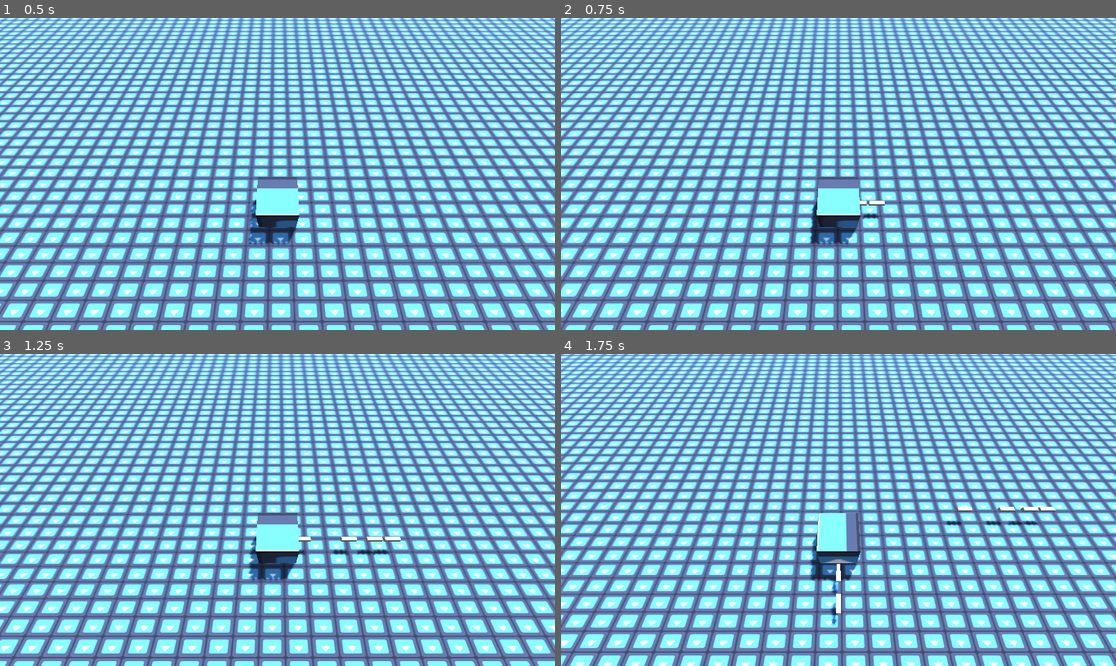
Above: before the commit, frames 1-4 (two rows, left to right).
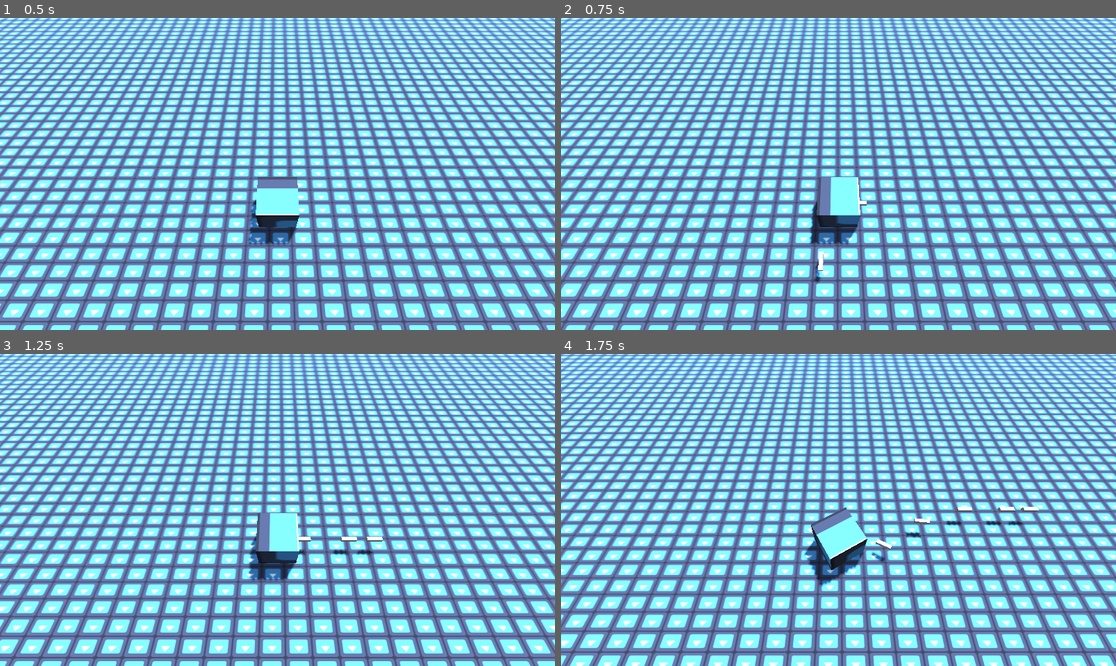
Above: after the commit, the same moments.

Repository: Username4D/Frameclash
Game: Godot game, scene res://scenes/arena_scene.tscn
Two runs of this game, one before a commit and one after it. Both use one fixed random seed, a clock stepped at 60 frames per second and the inputs below. The project has no main scene, so this scene is started directly. The engine's default icon, where the game draws it, is replaced by a stand-in: a white triangle on a blue panel in a dark square.
Inputs:
- Up to frame 1 (0.5 s): no input
- Up to frame 2 (0.75 s): tap Enter (ui_accept) at 0.5, 0.6 s; hold Right (ui_right) from 0.53 s (still down)
- Up to frame 3 (1.25 s): keep holding Right (ui_right); tap Enter (ui_accept) at 0.77, 1.07 s
- Up to frame 4 (1.75 s): release Right (ui_right) at 1.28 s; hold Down (ui_down) from 1.28 s (still down); tap Enter (ui_accept) at 1.35, 1.52 s

Frame 1 is identical in both runs. In frame 2, 0.8% of the frame differs, in the area x 45-59%, y 51-85%; in frame 3, 0.7%; in frame 4, 1.6%, in the area x 43-90%, y 48-88%.

Commit message:
improved movement rotation

Diff:
--- a/scenes/arena_scene.tscn
+++ b/scenes/arena_scene.tscn
@@ -1,7 +1,8 @@
-[gd_scene load_steps=9 format=3 uid="uid://crnc3h3kury05"]
+[gd_scene load_steps=11 format=3 uid="uid://crnc3h3kury05"]
 
 [ext_resource type="PackedScene" uid="uid://dwnj7o6j5hhaf" path="res://scenes/player.tscn" id="1_f05c1"]
 [ext_resource type="Texture2D" uid="uid://byoim7vom3x8w" path="res://icon.svg" id="2_v87wf"]
+[ext_resource type="PackedScene" uid="uid://bm0lcqjq0augx" path="res://scenes/enemy.tscn" id="3_v87wf"]
 
 [sub_resource type="ProceduralSkyMaterial" id="ProceduralSkyMaterial_8k0nb"]
 sky_horizon_color = Color(0.66224277, 0.6717428, 0.6867428, 1)
@@ -25,6 +26,10 @@
 [sub_resource type="BoxShape3D" id="BoxShape3D_syn64"]
 size = Vector3(35, 1, 35)
 
+[sub_resource type="NavigationMesh" id="NavigationMesh_8k0nb"]
+vertices = PackedVector3Array(-17, 1, -17, -17, 1, 17, 17, 1, 17, 17, 1, -17)
+polygons = [PackedInt32Array(3, 2, 0), PackedInt32Array(0, 2, 1)]
+
 [node name="arena_scene" type="Node3D"]
 
 [node name="WorldEnvironment" type="WorldEnvironment" parent="."]
@@ -46,3 +51,16 @@
 [node name="CollisionShape3D" type="CollisionShape3D" parent="StaticBody3D"]
 transform = Transform3D(1, 0, 0, 0, 1, 0, 0, 0, 1, 0, -1, 0)
 shape = SubResource("BoxShape3D_syn64")
+
+[node name="NavigationRegion3D" type="NavigationRegion3D" parent="."]
+navigation_mesh = SubResource("NavigationMesh_8k0nb")
+
+[node name="MeshInstance3D" type="MeshInstance3D" parent="NavigationRegion3D"]
+visible = false
+mesh = SubResource("BoxMesh_rhqdc")
+surface_material_override/0 = SubResource("StandardMaterial3D_agamo")
+
+[node name="enemies" type="Node3D" parent="."]
+
+[node name="enemy" parent="." instance=ExtResource("3_v87wf")]
+transform = Transform3D(1, 0, 0, 0, 1, 0, 0, 0, 1, 7, 0, 11)
--- /dev/null
+++ b/scenes/enemy.tscn
@@ -0,0 +1,19 @@
+[gd_scene load_steps=4 format=3 uid="uid://bm0lcqjq0augx"]
+
+[ext_resource type="Script" uid="uid://bjrfttjtgja7r" path="res://scripts/enemy.gd" id="1_7p1mj"]
+
+[sub_resource type="BoxShape3D" id="BoxShape3D_8tegq"]
+
+[sub_resource type="BoxMesh" id="BoxMesh_7p1mj"]
+
+[node name="enemy" type="CharacterBody3D"]
+script = ExtResource("1_7p1mj")
+
+[node name="CollisionShape3D" type="CollisionShape3D" parent="."]
+shape = SubResource("BoxShape3D_8tegq")
+
+[node name="MeshInstance3D" type="MeshInstance3D" parent="."]
+mesh = SubResource("BoxMesh_7p1mj")
+
+[node name="NavigationAgent3D" type="NavigationAgent3D" parent="."]
+path_postprocessing = 1
--- /dev/null
+++ b/scripts/enemy.gd
@@ -0,0 +1,32 @@
+extends CharacterBody3D
+
+@export var movement_speed: float = 4.0
+@onready var navigation_agent: NavigationAgent3D = get_node("NavigationAgent3D")
+
+func _ready() -> void:
+	navigation_agent.velocity_computed.connect(Callable(_on_velocity_computed))
+
+func set_movement_target(movement_target: Vector3):
+	navigation_agent.set_target_position(movement_target)
+
+func _physics_process(delta):
+	# Do not query when the map has never synchronized and is empty.
+	if NavigationServer3D.map_get_iteration_id(navigation_agent.get_navigation_map()) == 0:
+		return
+	if navigation_agent.is_navigation_finished():
+		return
+
+	var next_path_position: Vector3 = navigation_agent.get_next_path_position()
+	var new_velocity: Vector3 = global_position.direction_to(next_path_position) * movement_speed
+	if navigation_agent.avoidance_enabled:
+		navigation_agent.set_velocity(new_velocity)
+	else:
+		_on_velocity_computed(new_velocity)
+
+func _on_velocity_computed(safe_velocity: Vector3):
+	velocity = safe_velocity
+	move_and_slide()
+
+func update_position():
+	set_movement_target(self.get_parent().get_parent().get_node("player").position)
+	get_tree().create_timer(0.1).timeout.connect(update_position)
--- a/scripts/player.gd
+++ b/scripts/player.gd
@@ -3,13 +3,13 @@
 const speed = 120
 
 @export var bullet: PackedScene
-
+var ldirection = Vector2.ZERO
 func _physics_process(delta: float) -> void:
 	var direction = Input.get_vector("ui_left", "ui_right", "ui_down", "ui_up").normalized()
+	ldirection = ldirection.move_toward(direction, 2 * delta)
 	velocity = Vector3(direction.x * speed * delta, velocity.y, direction.y * -1 * speed * delta)
-	if direction != Vector2(0,0):
-		$MeshInstance3D.rotation.y = Vector2(0.0,0.0).angle_to_point(Vector2(direction.x, direction.y))
-	print(Vector2(direction.x, direction.y))
+	$MeshInstance3D.look_at($MeshInstance3D.global_position + Vector3( - ldirection.x, 0, ldirection.y))
+
 	velocity.y -= 1 * delta
 	move_and_slide()
 
@@ -17,5 +17,6 @@
 	if Input.is_action_just_pressed("ui_accept"):
 		var nbullet = bullet.instantiate()
 		nbullet.position = self.position
-		nbullet.rotation = $MeshInstance3D.rotation + Vector3(0, 0.5 * PI, 0)
+
+		nbullet.rotation = $MeshInstance3D.rotation
 		self.get_parent().add_child(nbullet)
Not shown, added: scripts/enemy.gd.uid
